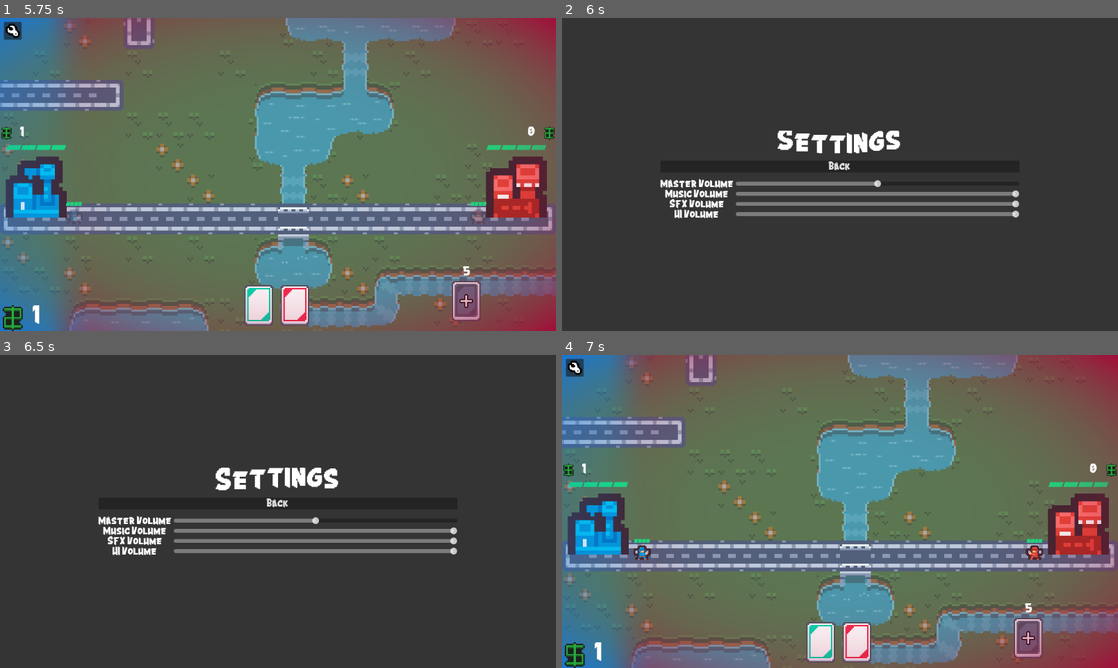
Above: before the commit, frames 1-4 (two rows, left to right).
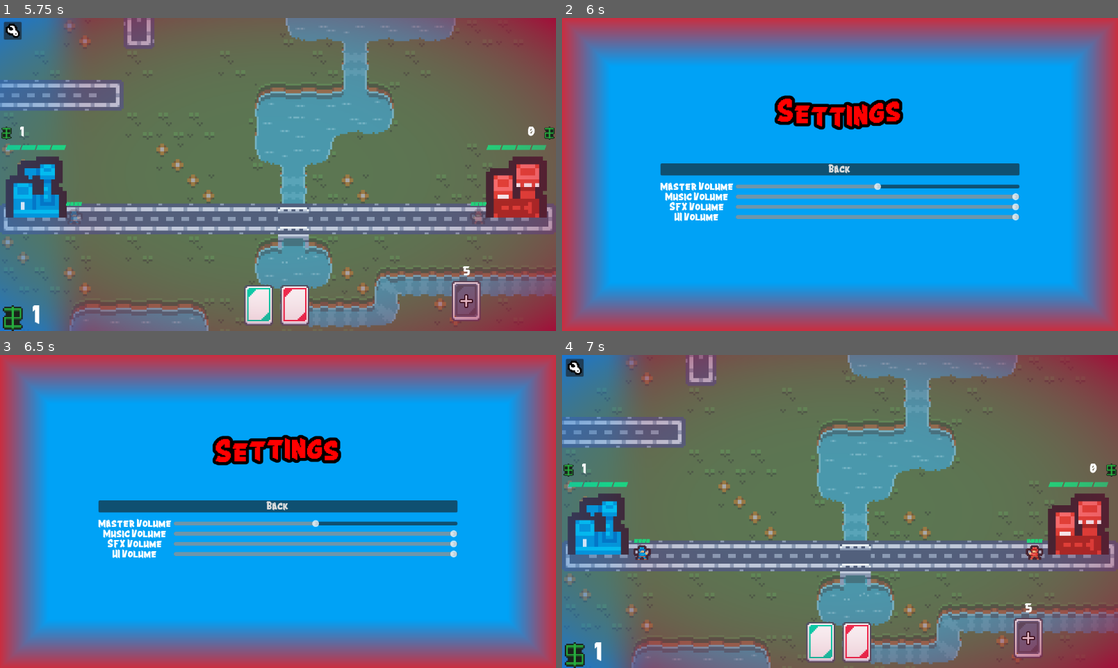
Above: after the commit, the same moments.

Repository: SpencerTWilson/WinterMelonJam
Game: Godot game, scene res://Scenes/Menus/single_player_title_screen.tscn
The game is run twice, just before and just after one commit, with the same random seed, the same clock (stepped at 60 frames per second) and the same inputs.
Inputs (mouse positions are in pixels of both pictures, inside the frame that each line leads up to):
- Up to frame 1 (5.75 s): click "Start" at 0.5 s; drag from (467, 299) to (316, 305) at 1.27 s; drag from (311, 305) to (467, 299) at 2.02 s; move the mouse to (294, 305) at 2.77 s; click (294, 305) at 2.85 s; drag from (261, 305) to (111, 127) at 3.52 s; drag from (144, 133) to (250, 293) at 4.27 s; tap Enter at 5 s; drag from (405, 133) to (261, 305) at 5.02 s
- Up to frame 2 (6 s): click (573, 30) at 5.75 s
- Up to frame 3 (6.5 s): no input
- Up to frame 4 (7 s): click "Back" at 6.5 s

Frame 1 is identical in both runs. In frame 2, 100% of the frame differs, in the area x 0-100%, y 0-100%; in frame 3, 100%; in frame 4, nothing differs.

Commit message:
settings

Diff:
--- /dev/null
+++ b/Scenes/Menus/menu_background.tres
@@ -0,0 +1,10 @@
+[gd_resource type="StyleBoxFlat" format=3 uid="uid://llmr56kqjddq"]
+
+[resource]
+bg_color = Color(1.92523e-06, 0.634163, 0.96211, 1)
+border_width_left = 100
+border_width_top = 100
+border_width_right = 100
+border_width_bottom = 100
+border_color = Color(0.79614, 0.18014, 0.248612, 1)
+border_blend = true
--- a/Scenes/Menus/settings.tscn
+++ b/Scenes/Menus/settings.tscn
@@ -2,15 +2,13 @@
 
 [ext_resource type="Theme" uid="uid://b4aavk7aafjd0" path="res://Assets/Themes/button_theme.tres" id="1_sanry"]
 [ext_resource type="Theme" uid="uid://ch6vnbcb46cct" path="res://Assets/Themes/title_theme.tres" id="1_sgfbq"]
+[ext_resource type="StyleBox" uid="uid://llmr56kqjddq" path="res://Scenes/Menus/menu_background.tres" id="2_4vu8a"]
 [ext_resource type="Script" path="res://Scenes/Menus/back_button.gd" id="2_velxo"]
 [ext_resource type="PackedScene" uid="uid://bx6sjl62aribv" path="res://Scenes/Menus/volume_slider.tscn" id="3_73vph"]
 [ext_resource type="Script" path="res://addons/BetterRichTextLabels/better_rich_text_label.gd" id="3_ukid5"]
 [ext_resource type="AudioStream" uid="uid://biyqluepm7ord" path="res://Assets/Audio/SFX/Hit/hit1.ogg" id="5_1yakw"]
 [ext_resource type="AudioStream" uid="uid://cwxbrubtp6l3e" path="res://Assets/Audio/SFX/Hit/hit2.ogg" id="6_iqkea"]
 [ext_resource type="AudioStream" uid="uid://cj6fdfibg2dk" path="res://Assets/Audio/SFX/Hit/hit3.ogg" id="7_aa6iw"]
-
-[sub_resource type="StyleBoxFlat" id="StyleBoxFlat_yf2ag"]
-bg_color = Color(0.205117, 0.205117, 0.205117, 1)
 
 [node name="SettingsScreen" type="Control"]
 process_mode = 3
@@ -29,7 +27,7 @@
 anchor_bottom = 1.0
 grow_horizontal = 2
 grow_vertical = 2
-theme_override_styles/panel = SubResource("StyleBoxFlat_yf2ag")
+theme_override_styles/panel = ExtResource("2_4vu8a")
 
 [node name="VBoxContainer" type="VBoxContainer" parent="."]
 layout_mode = 1
@@ -38,17 +36,23 @@
 anchor_right = 0.823
 anchor_bottom = 1.0
 offset_left = 0.095993
+offset_top = 100.0
 offset_right = -0.0960083
+offset_bottom = -227.0
 grow_horizontal = 2
 grow_vertical = 2
 alignment = 1
 
 [node name="Title" type="RichTextLabel" parent="VBoxContainer"]
 layout_mode = 2
+size_flags_vertical = 3
 theme = ExtResource("1_sgfbq")
+theme_override_colors/font_outline_color = Color(0, 0, 0, 1)
+theme_override_constants/outline_size = 25
 theme_override_font_sizes/normal_font_size = 74
 bbcode_enabled = true
-text = "[wave amp=50.0 freq=5.0 connected=1][center]Settings[/center][/wave]"
+text = "
+[wave amp=50.0 freq=5.0 connected=1][center][color=red]Settings[/color][/center][/wave]"
 fit_content = true
 script = ExtResource("3_ukid5")
 base_size = 4.0
--- a/Scenes/Menus/single_player_title_screen.tscn
+++ b/Scenes/Menus/single_player_title_screen.tscn
@@ -4,17 +4,9 @@
 [ext_resource type="Theme" uid="uid://ch6vnbcb46cct" path="res://Assets/Themes/title_theme.tres" id="1_w0jkv"]
 [ext_resource type="Script" path="res://Scenes/Menus/settings_button.gd" id="2_ha7ql"]
 [ext_resource type="Script" path="res://Scenes/Menus/switch_scenes_btn - Copy.gd" id="2_p6j21"]
+[ext_resource type="StyleBox" uid="uid://llmr56kqjddq" path="res://Scenes/Menus/menu_background.tres" id="2_qgkht"]
 [ext_resource type="Script" path="res://Addons/BetterRichTextLabels/better_rich_text_label.gd" id="2_w768j"]
 [ext_resource type="Script" path="res://Scenes/Menus/quit_btn.gd" id="3_yde8j"]
-
-[sub_resource type="StyleBoxFlat" id="StyleBoxFlat_foupu"]
-bg_color = Color(1.92523e-06, 0.634163, 0.96211, 1)
-border_width_left = 100
-border_width_top = 100
-border_width_right = 100
-border_width_bottom = 100
-border_color = Color(0.79614, 0.18014, 0.248612, 1)
-border_blend = true
 
 [node name="SinglePlayerTitleScreen" type="Control"]
 layout_mode = 3
@@ -32,7 +24,7 @@
 anchor_bottom = 1.0
 grow_horizontal = 2
 grow_vertical = 2
-theme_override_styles/panel = SubResource("StyleBoxFlat_foupu")
+theme_override_styles/panel = ExtResource("2_qgkht")
 
 [node name="VBoxContainer" type="VBoxContainer" parent="."]
 layout_mode = 1
